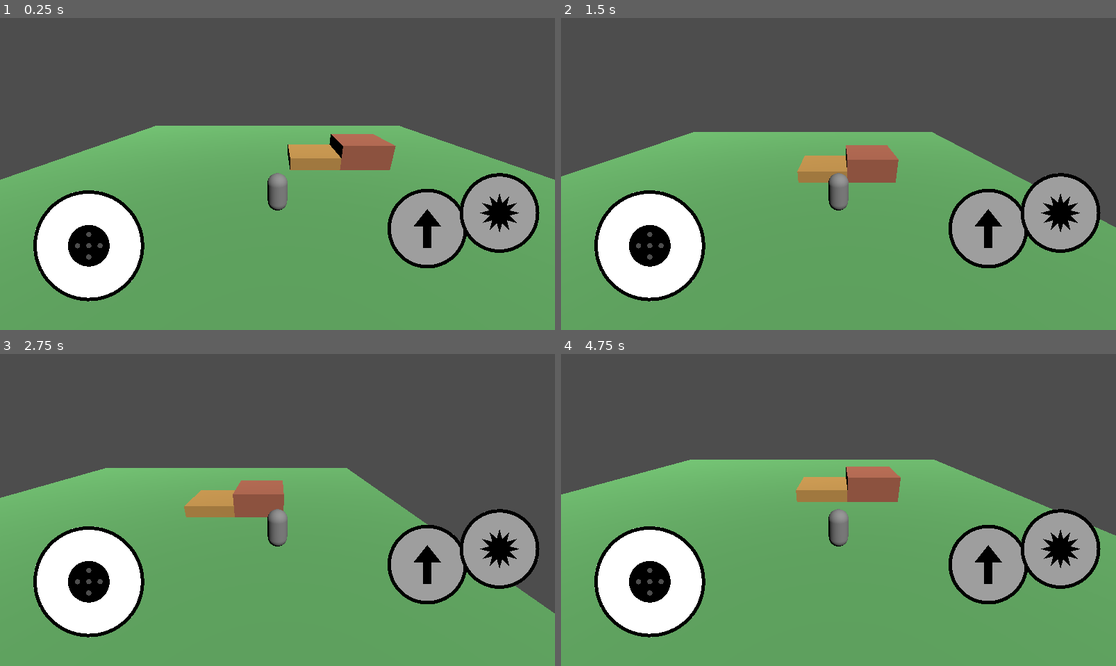
Above: before the commit, frames 1-4 (two rows, left to right).
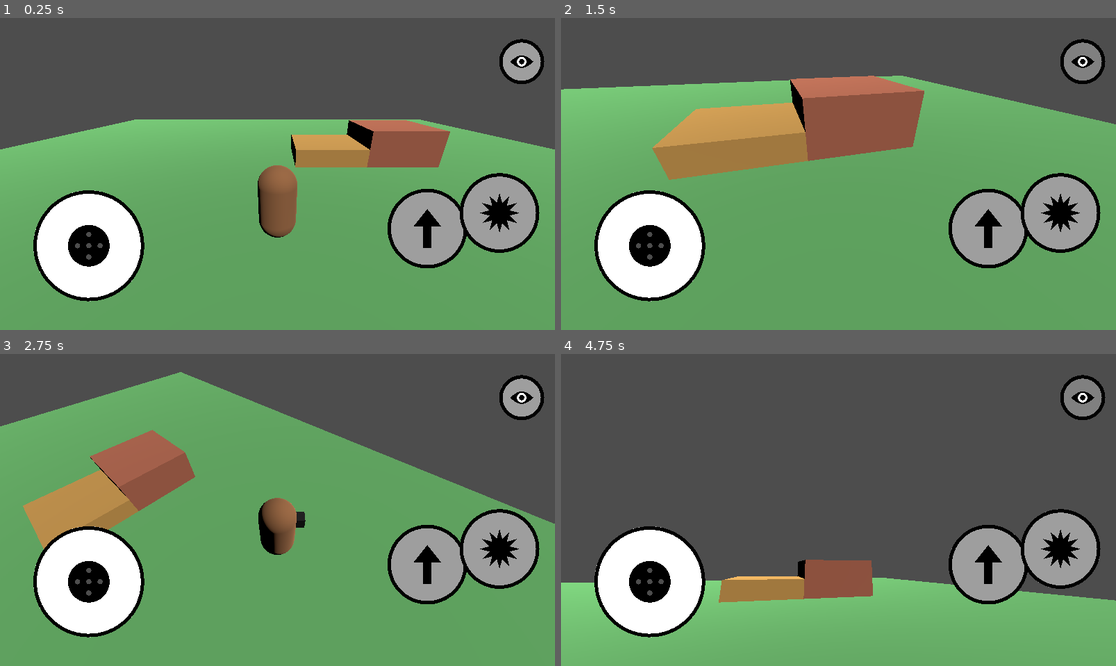
Above: after the commit, the same moments.

Repository: pitermem89-star/bear-platformer
Game: Godot game, scene res://main.tscn
The game is run twice, just before and just after one commit, with the same random seed, the same clock (stepped at 60 frames per second) and the same inputs.
Inputs (mouse positions are in pixels of both pictures, inside the frame that each line leads up to):
- Up to frame 1 (0.25 s): no input
- Up to frame 2 (1.5 s): tap Enter at 0.5 s; move the mouse to (960, 158) at 0.52 s; hold Right (ui_right) 0.53-1.25 s; tap V at 0.6 s; click (960, 158) at 0.67 s; tap Space at 0.77, 0.8, 1.07 s; drag from (727, 189) to (810, 236) at 1.27 s
- Up to frame 3 (2.75 s): tap Space at 2, 2.3 s; move the mouse to (333, 441) at 2.02 s; hold Right (ui_right) from 2.03 s (still down); tap V at 2.1 s
- Up to frame 4 (4.75 s): release Right (ui_right) at 2.75 s; drag from (810, 572) to (672, 463) at 2.77 s; move the mouse to (1005, 556) at 3.52 s; hold Left (ui_left) 3.53-4.25 s; tap V at 3.6 s; tap Space at 3.77, 3.8, 4.07 s; drag from (672, 463) to (755, 432) at 4.27 s

The runs differ from the first frame. In frame 1, 9.6% of the frame differs, in the area x 0-100%, y 6-71%; in frame 2, 27%; in frame 3, 26%; in frame 4, 34%, in the area x 0-100%, y 6-95%.

Commit message:
Implement double jump and camera controls
Added support for double jumps and camera distance adjustment. Enhanced button drawing functionality and improved player movement logic.

Diff:
--- a/main.gd
+++ b/main.gd
@@ -3,8 +3,11 @@
 const SPEED = 6.0
 const JUMP_FORCE = 9.0
 const GRAVITY = 20.0
+const MAX_JUMPS = 2
+const CAM_DIST = 5.0
 
 var player: CharacterBody3D
+var model: Node3D
 var body_mesh: MeshInstance3D
 var camera: Camera3D
 var ui: Control
@@ -16,8 +19,15 @@
 var knob_pos = Vector2.ZERO
 var jump_pos = Vector2.ZERO
 var hit_pos = Vector2.ZERO
+var cam_pos = Vector2.ZERO
 var jump_finger = -1
 var hit_finger = -1
+var look_finger = -1
+
+var yaw = 0.0
+var pitch = -0.4
+var first_person = false
+var jumps_used = 0
 
 func _ready():
 	var light = DirectionalLight3D.new()
@@ -29,14 +39,31 @@
 	make_box(Vector3(3, 0.5, -3), Vector3(4, 1, 4), Color(0.8, 0.6, 0.3))
 	make_box(Vector3(7, 1, -3), Vector3(4, 2, 4), Color(0.7, 0.4, 0.3))
 
-	# Медведь (пока капсула)
+	# Медведь: капсула + носик, чтобы было видно, куда он смотрит
 	player = CharacterBody3D.new()
 	player.position = Vector3(0, 2, 5)
+	model = Node3D.new()
+	player.add_child(model)
+
 	body_mesh = MeshInstance3D.new()
 	body_mesh.mesh = CapsuleMesh.new()
+	var body_mat = StandardMaterial3D.new()
+	body_mat.albedo_color = Color(0.6, 0.4, 0.25)
+	body_mesh.material_override = body_mat
+	model.add_child(body_mesh)
+
+	var nose = MeshInstance3D.new()
+	var nose_box = BoxMesh.new()
+	nose_box.size = Vector3(0.3, 0.3, 0.4)
+	var nose_mat = StandardMaterial3D.new()
+	nose_mat.albedo_color = Color(0.1, 0.1, 0.1)
+	nose_box.material = nose_mat
+	nose.mesh = nose_box
+	nose.position = Vector3(0, 0.4, -0.5)
+	model.add_child(nose)
+
 	var col = CollisionShape3D.new()
 	col.shape = CapsuleShape3D.new()
-	player.add_child(body_mesh)
 	player.add_child(col)
 	add_child(player)
 
@@ -78,6 +105,7 @@
 	stick_center = Vector2(s.x * 0.16, s.y * 0.73)
 	jump_pos = Vector2(s.x * 0.77, s.y * 0.675)
 	hit_pos = Vector2(s.x * 0.90, s.y * 0.625)
+	cam_pos = Vector2(s.x * 0.94, s.y * 0.14)
 	if stick_finger == -1:
 		knob_pos = stick_center
 	ui.queue_redraw()
@@ -93,7 +121,7 @@
 	ui.draw_circle(knob_pos, 6 * u, g)
 
 	# Кнопка прыжка
-	_draw_button(jump_pos, jump_finger != -1)
+	_draw_button(jump_pos, 92, jump_finger != -1)
 	var arrow = [Vector2(0, -45), Vector2(32, -5), Vector2(10, -5), Vector2(10, 45), Vector2(-10, 45), Vector2(-10, -5), Vector2(-32, -5)]
 	var pts = PackedVector2Array()
 	for p in arrow:
@@ -101,7 +129,7 @@
 	ui.draw_colored_polygon(pts, Color.BLACK)
 
 	# Кнопка удара
-	_draw_button(hit_pos, hit_finger != -1)
+	_draw_button(hit_pos, 92, hit_finger != -1)
 	var star = PackedVector2Array()
 	for i in 24:
 		var ang = TAU * i / 24.0
@@ -109,10 +137,29 @@
 		star.append(hit_pos + Vector2(cos(ang), sin(ang)) * r)
 	ui.draw_colored_polygon(star, Color.BLACK)
 
-func _draw_button(pos: Vector2, pressed: bool):
+	# Кнопка камеры (глаз). Темнее, когда включён вид от 1 лица
+	_draw_button(cam_pos, 52, first_person)
+	var eye = PackedVector2Array()
+	for i in range(0, 17):
+		var t = i / 16.0
+		eye.append(cam_pos + Vector2(lerp(-34.0, 34.0, t), -18.0 * sin(PI * t)) * u * 0.8)
+	for i in range(15, 0, -1):
+		var t = i / 16.0
+		eye.append(cam_pos + Vector2(lerp(-34.0, 34.0, t), 18.0 * sin(PI * t)) * u * 0.8)
+	ui.draw_colored_polygon(eye, Color.BLACK)
+	ui.draw_circle(cam_pos, 11 * u, Color.WHITE)
+	ui.draw_circle(cam_pos, 6 * u, Color.BLACK)
+
+func _draw_button(pos: Vector2, radius: float, pressed: bool):
 	var c = Color(0.5, 0.5, 0.5) if pressed else Color(0.62, 0.62, 0.62)
-	ui.draw_circle(pos, 92 * u, c)
-	ui.draw_arc(pos, 88 * u, 0, TAU, 64, Color.BLACK, 8 * u)
+	ui.draw_circle(pos, radius * u, c)
+	ui.draw_arc(pos, (radius - 4) * u, 0, TAU, 64, Color.BLACK, 8 * u)
+
+func _on_control(p: Vector2) -> bool:
+	return p.distance_to(stick_center) < 170 * u \
+		or p.distance_to(jump_pos) < 100 * u \
+		or p.distance_to(hit_pos) < 100 * u \
+		or p.distance_to(cam_pos) < 60 * u
 
 func _input(event):
 	if event is InputEventScreenTouch:
@@ -127,6 +174,11 @@
 			elif hit_finger == -1 and p.distance_to(hit_pos) < 100 * u:
 				hit_finger = event.index
 				hit()
+			elif p.distance_to(cam_pos) < 60 * u:
+				toggle_view()
+			elif look_finger == -1 and not _on_control(p):
+				# Палец на свободном месте экрана крутит камеру
+				look_finger = event.index
 		else:
 			if event.index == stick_finger:
 				stick_finger = -1
@@ -136,18 +188,25 @@
 				jump_finger = -1
 			if event.index == hit_finger:
 				hit_finger = -1
+			if event.index == look_finger:
+				look_finger = -1
 		ui.queue_redraw()
 	elif event is InputEventScreenDrag:
 		if event.index == stick_finger:
 			_move_stick(event.position)
 			ui.queue_redraw()
-
-	# Для проверки на компьютере: пробел - прыжок, F - удар
+		elif event.index == look_finger:
+			yaw -= event.relative.x * 0.005
+			pitch -= event.relative.y * 0.005
+
+	# Для проверки на компьютере: пробел - прыжок, F - удар, V - вид
 	if event is InputEventKey and event.pressed and not event.echo:
 		if event.keycode == KEY_SPACE:
 			jump()
 		if event.keycode == KEY_F:
 			hit()
+		if event.keycode == KEY_V:
+			toggle_view()
 
 func _move_stick(p: Vector2):
 	var off = p - stick_center
@@ -160,22 +219,43 @@
 		stick = Vector2.ZERO
 
 func _physics_process(delta):
+	if player.is_on_floor() and player.velocity.y <= 0:
+		jumps_used = 0
 	if not player.is_on_floor():
 		player.velocity.y -= GRAVITY * delta
+
 	var dir = stick
 	if dir == Vector2.ZERO:
 		dir = Input.get_vector("ui_left", "ui_right", "ui_up", "ui_down")
-	player.velocity.x = dir.x * SPEED
-	player.velocity.z = dir.y * SPEED
+
+	# Идём туда, куда смотрит камера
+	var move = Vector3(dir.x, 0, dir.y).rotated(Vector3.UP, yaw)
+	player.velocity.x = move.x * SPEED
+	player.velocity.z = move.z * SPEED
+	if move.length() > 0.1:
+		var target = atan2(-move.x, -move.z)
+		model.rotation.y = lerp_angle(model.rotation.y, target, 0.2)
 	player.move_and_slide()
 
 func _process(_delta):
-	camera.position = player.position + Vector3(0, 5, 9)
-	camera.look_at(player.position + Vector3(0, 1, 0))
+	if first_person:
+		pitch = clamp(pitch, -1.5, 1.5)
+		camera.rotation = Vector3(pitch, yaw, 0)
+		camera.position = player.position + Vector3(0, 0.6, 0)
+	else:
+		pitch = clamp(pitch, -1.4, -0.05)
+		camera.rotation = Vector3(pitch, yaw, 0)
+		camera.position = player.position + Vector3(0, 0.8, 0) + camera.basis.z * CAM_DIST
+
+func toggle_view():
+	first_person = not first_person
+	model.visible = not first_person
+	ui.queue_redraw()
 
 func jump():
-	if player.is_on_floor():
+	if jumps_used < MAX_JUMPS:
 		player.velocity.y = JUMP_FORCE
+		jumps_used += 1
 
 func hit():
 	# Пока удар просто сжимает медведя, потом сделаем настоящий
